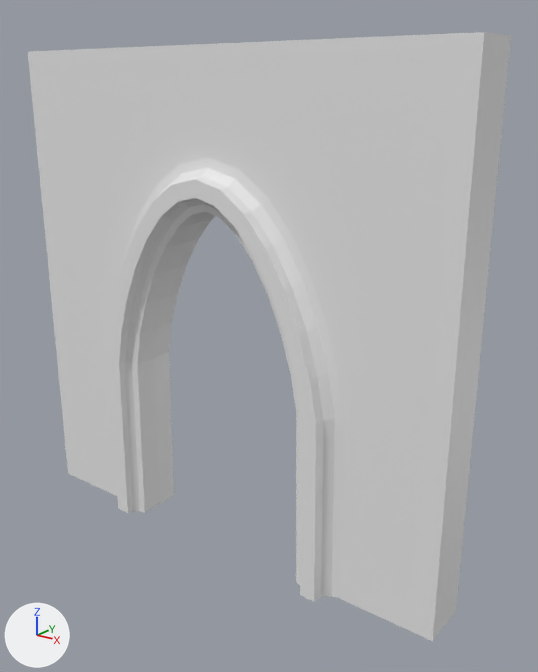
An edit to the Blender file Church.blend, drawn before and after from the same camera.
Camera for both pictures: a 50 mm camera at (5.68, -4.15, 3.73) aimed at (2.3, 0.34, 1.84). The axes (+X, +Y, +Z) are drawn at lower left. The lights are the same throughout.

Names of what the first picture shows: 'Archway - Curve Direction', 'Doorway'.
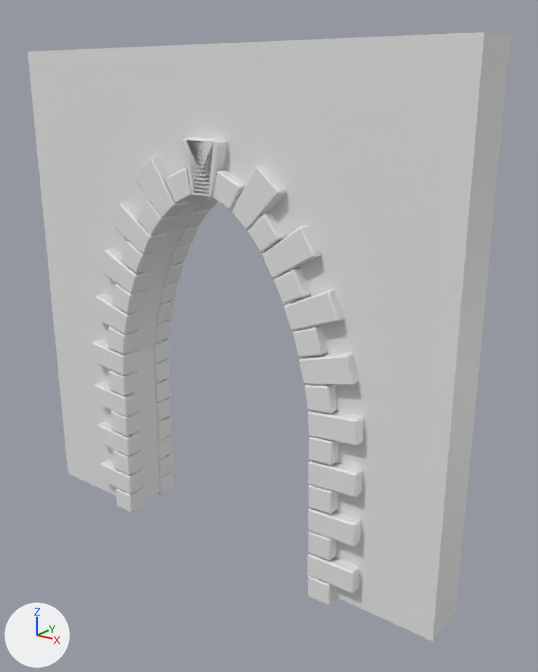
Scene script edits in JSON lines:
```json
{"op": "add", "block": "me_cube_005", "code": ["me_cube_005 = bpy.data.meshes.new('Cube.005')", "me_cube_005.from_pydata(...)  # 48 vertices, 52 faces; spans x -1.103..-0.722, y -0.104..0.307, z -0.086..0.101"]}
{"op": "add", "block": "ob_archway___curve_direction", "code": "ob_archway___curve_direction.hide_set(True)"}
{"op": "add", "block": "ob_archway_bricks", "code": ["ob_archway_bricks = bpy.data.objects.new('Archway Bricks', me_cube_005)", "ob_archway_bricks.parent = ob_doorway", "ob_archway_bricks.location = (1.064, 0.087, 0.0)", "_m = ob_archway_bricks.modifiers.new('Array', 'ARRAY')", "_m.fit_type = 'FIT_LENGTH'", "_m.fit_length = 3.2", "_m.curve = ob_archway___curve_direction", "_m.constant_offset_displace = (0.03, 0.0, 0.0)", "_m.relative_offset_displace = (1.03, 0.0, 0.0)", "_m = ob_archway_bricks.modifiers.new('Curve', 'CURVE')", "_m.object = ob_archway___curve_direction", "_m = ob_archway_bricks.modifiers.new('Mirror', 'MIRROR')", "_m.use_axis = (True, True, False)", "_m.mirror_object = ob_door_mirror"]}
```

Boxes [x1, y1, x2, y2] around the edits, measured in the pictures (538 x 672 px):
```json
{"object": "Archway - Curve Direction", "change": "hidden", "before": [109, 157, 344, 601]}
{"object": "Archway Bricks", "change": "shown, added", "after": [92, 137, 363, 605]}
```
